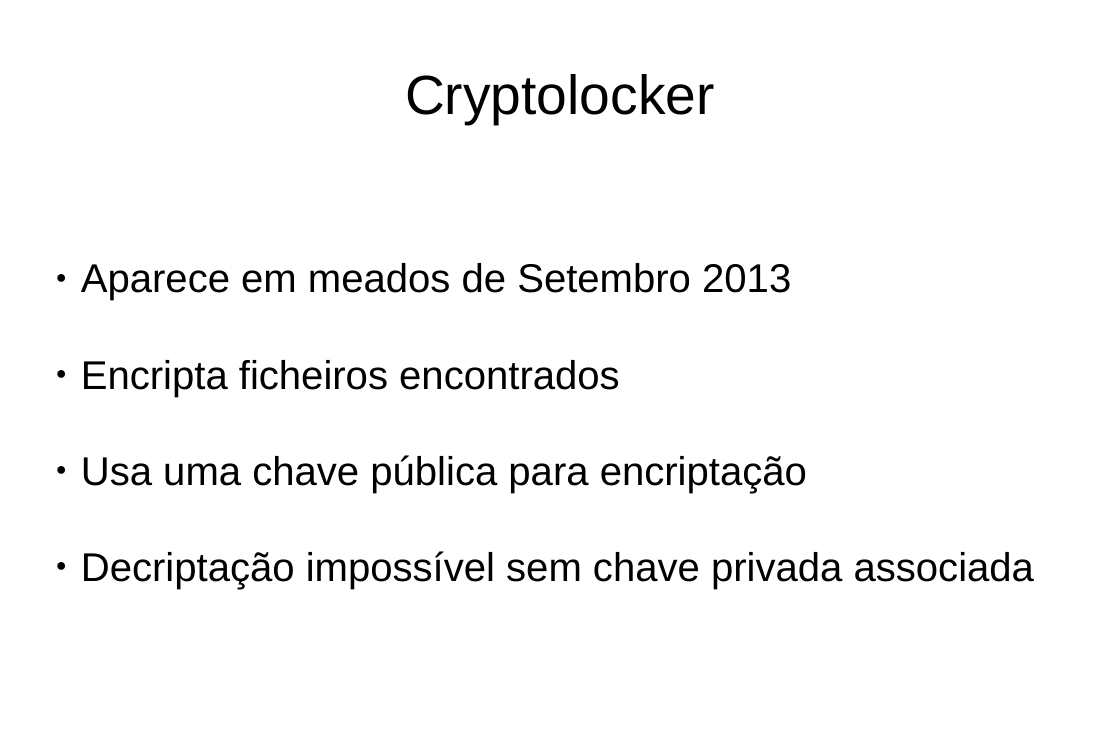
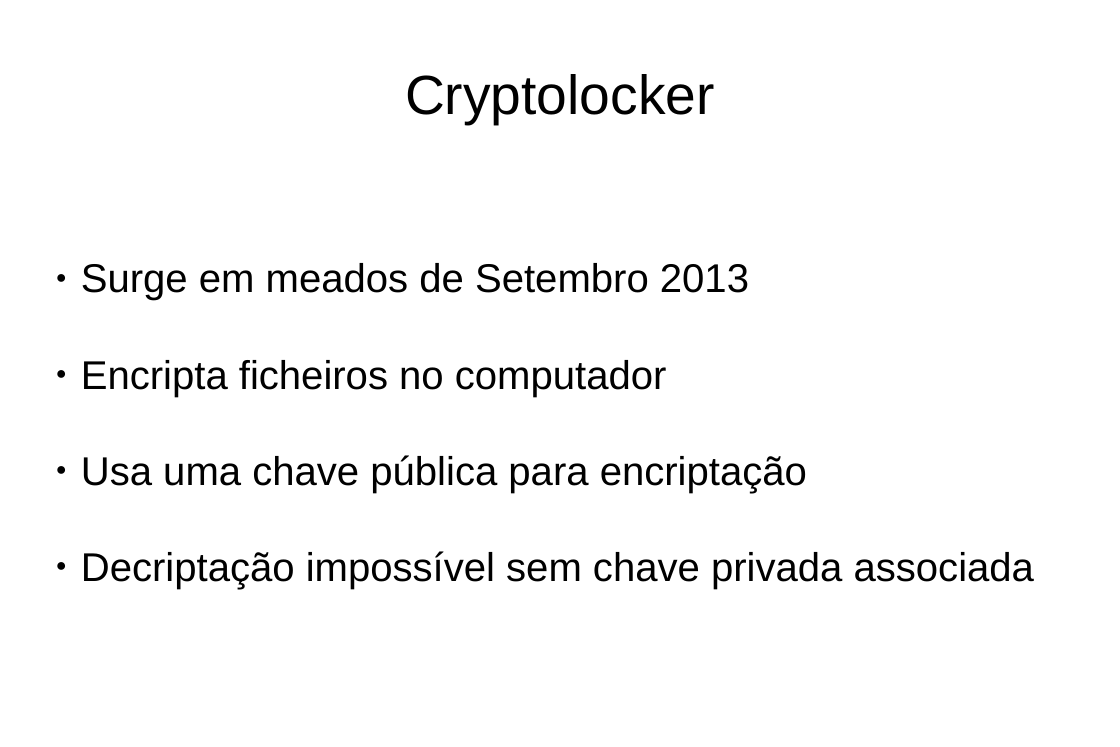
Before and after one commit to andremota/Distributed-Graph-Processing, a slide deck: slide 2 of docs/individual/cryptolocker/cryptolocker.odp. Drawn at 1120x747 pixels with LibreOffice and Linux fonts; fonts in the diff are those of the drawing. Boxes give left, top, right and bottom in pixels: in the first picture for what was removed or moved away, otherwise in the second. Text is boxed around its words. In the diff, an @@ line names an element or a change of style, - is before the commit and + after.

Commit message:
Cryptolocker atualizado

```diff
--- a/docs/individual/cryptolocker/cryptolocker.odp
+++ b/docs/individual/cryptolocker/cryptolocker.odp
@@ subtitle at [81,263,749,397]: text changed @@
-● Aparece em meados de Setembro 2013
-● Encripta ficheiros encontrados
+● Surge em meados de Setembro 2013
+● Encripta ficheiros no computador
```
Also in this commit, not shown: 4 other slides changed, 1 other file.
